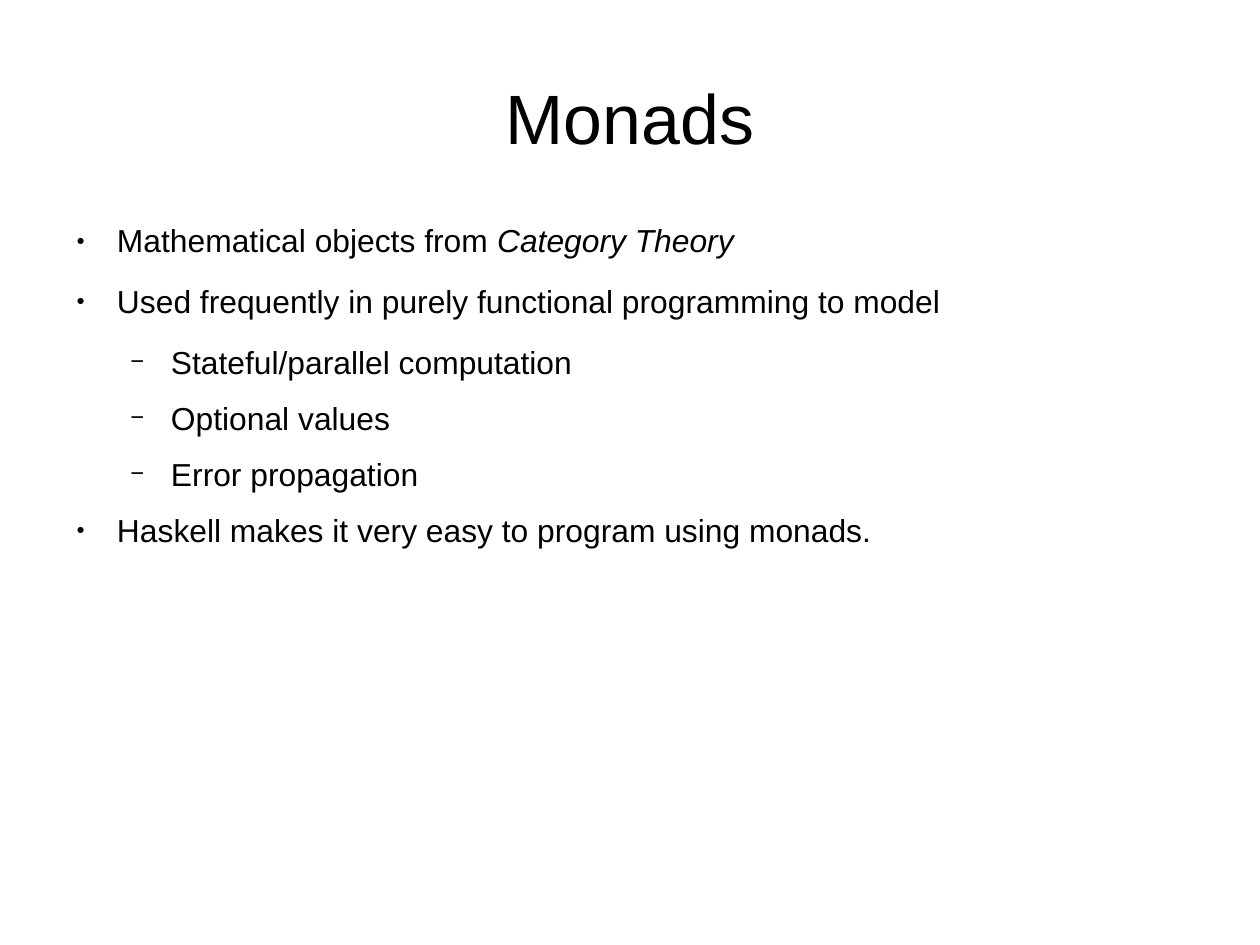
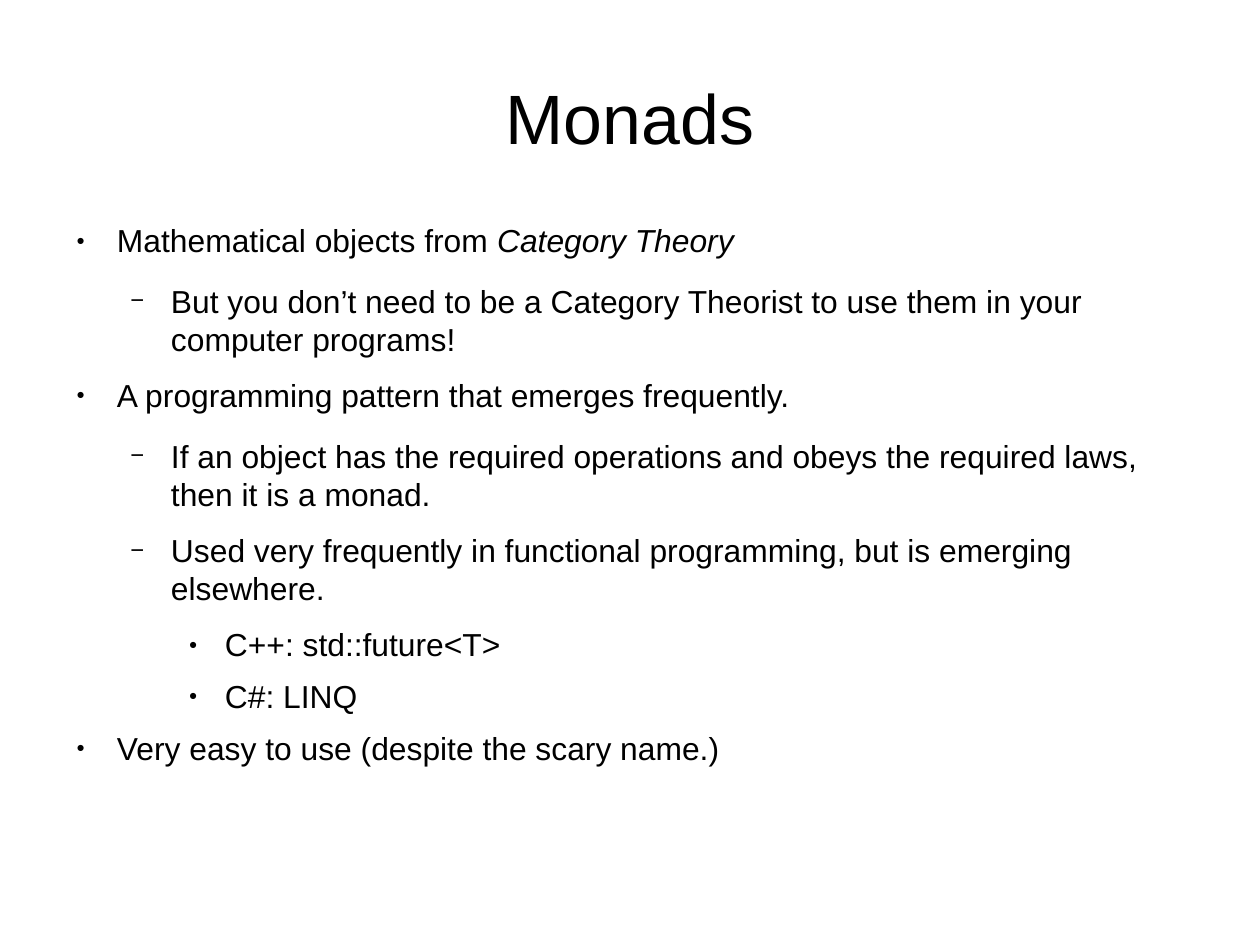
Before and after one commit to bstamour/SLHS, a slide deck: slide 27 of docs/proposal-from-bob.odp. Drawn at 1260x945 pixels with LibreOffice and Linux fonts; fonts in the diff are those of the drawing. Boxes give left, top, right and bottom in pixels: in the first picture for what was removed or moved away, otherwise in the second. Text is boxed around its words. In the diff, an @@ line names an element or a change of style, - is before the commit and + after.

Commit message:
monad section

```diff
--- a/docs/proposal-from-bob.odp
+++ b/docs/proposal-from-bob.odp
@@ text at [117, 290, 1136, 765]: text changed @@
-● Used frequently in purely functional programming to model
-  − Stateful/parallel computation
-  − Optional values
-  − Error propagation
-● Haskell makes it very easy to program using monads.
+  − But you don’t need to be a Category Theorist to use them in your computer programs!
+● A programming pattern that emerges frequently.
+  − If an object has the required operations and obeys the required laws, then it is a monad.
+  − Used very frequently in functional programming, but is emerging elsewhere.
+    ● C++: std::future<T>
+    ● C#: LINQ
+● Very easy to use (despite the scary name.)
```
Also in this commit, not shown: 1 other slide changed, 3 slides added, 1 slide removed.
